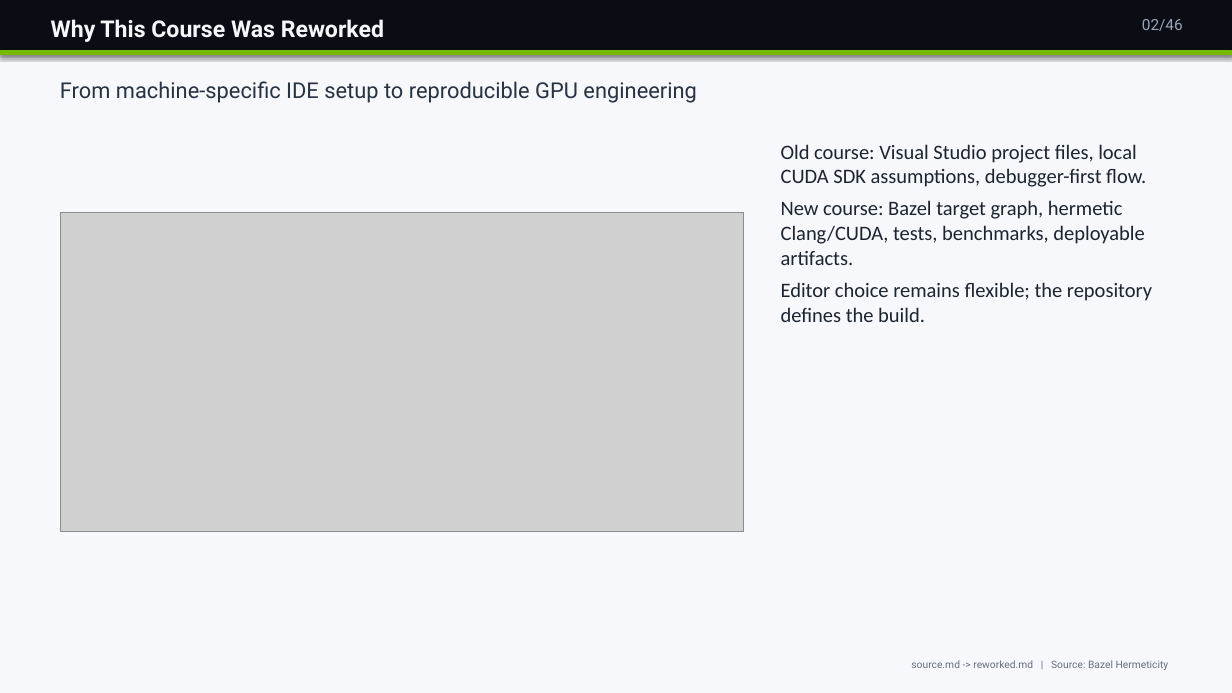
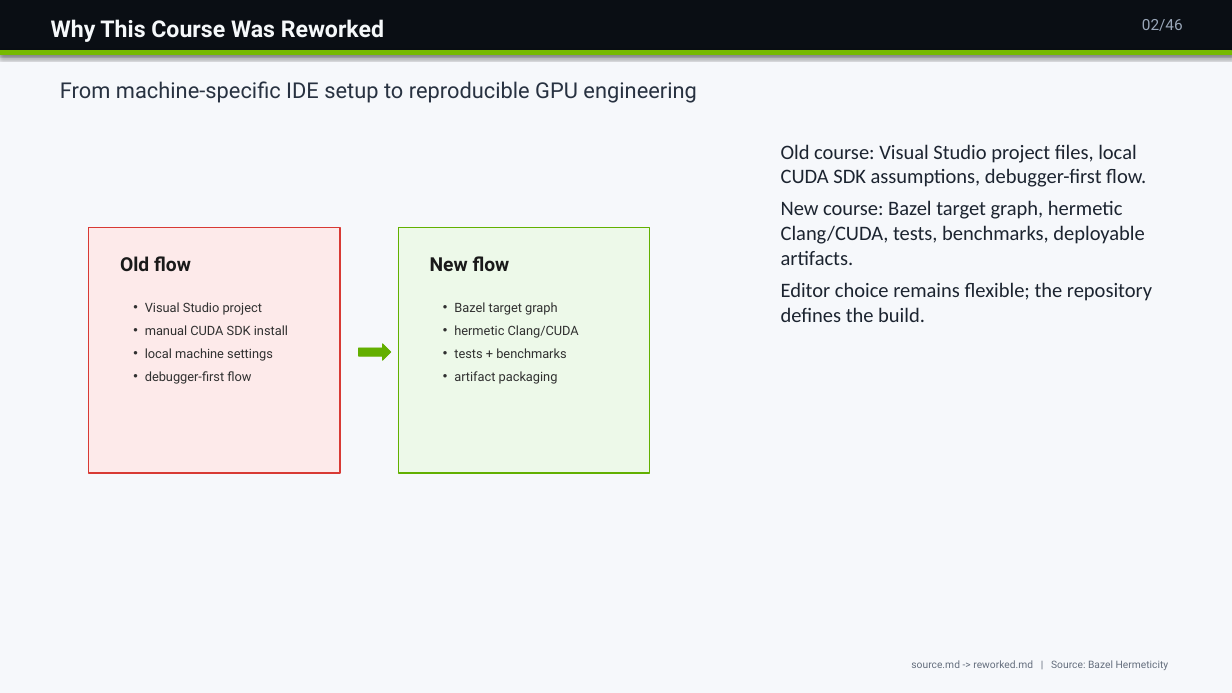
Before and after one commit to neudinger/formation, a slide deck: slide 2 of Day1_Repository_Foundation_First_CUDA_Feature.pptx. Drawn at 1232x693 pixels with LibreOffice and Linux fonts; fonts in the diff are those of the drawing; grey boxes stand for pictures. Boxes give left, top, right and bottom in pixels: in the first picture for what was removed or moved away, otherwise in the second. Text is boxed around its words. In the diff, an @@ line names an element or a change of style, - is before the commit and + after.

Commit message:
Update some slides

```diff
--- a/Day1_Repository_Foundation_First_CUDA_Feature.pptx
+++ b/Day1_Repository_Foundation_First_CUDA_Feature.pptx
@@ picture removed at [60, 213, 744, 531] @@
@@ rectangle added at [89, 227, 340, 473], fill #FDEAEA, outline #D83A34 1 pt @@
@@ rectangle added at [398, 227, 650, 473], fill #EDF9E9, outline #62B000 1 pt @@
@@ text added at [120, 256, 191, 271], 15 pt, text #1A1A1A, bold @@
+Old flow
@@ text added at [430, 256, 510, 271], 15 pt, text #1A1A1A, bold @@
+New flow
@@ text added at [145, 302, 288, 384], 10 pt, text #303030 @@
+• Visual Studio project
+• manual CUDA SDK install
+• local machine settings
+• debugger-first flow
@@ text added at [454, 302, 579, 384], 10 pt, text #303030 @@
+• Bazel target graph
+• hermetic Clang/CUDA
+• tests + benchmarks
+• artifact packaging
@@ right arrow added at [359, 344, 391, 360], fill #63AF00, outline #63AF00 0.5 pt @@
```
Also in this commit, not shown: 3 other slides changed, 1 other file.
